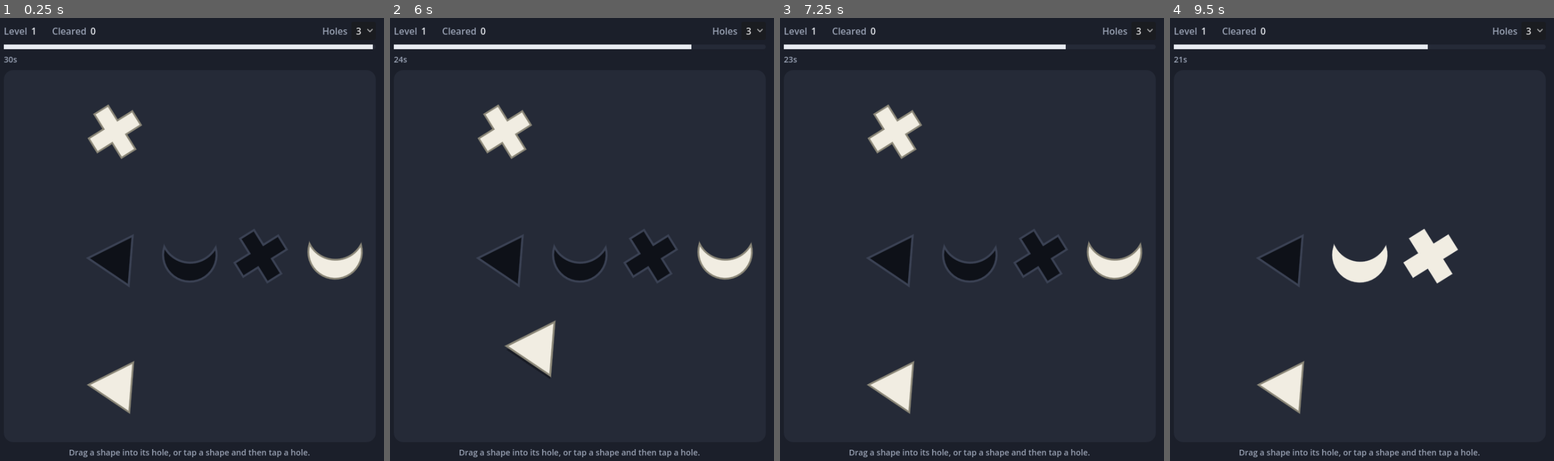
Above: before the commit, frames 1-4 (left to right).
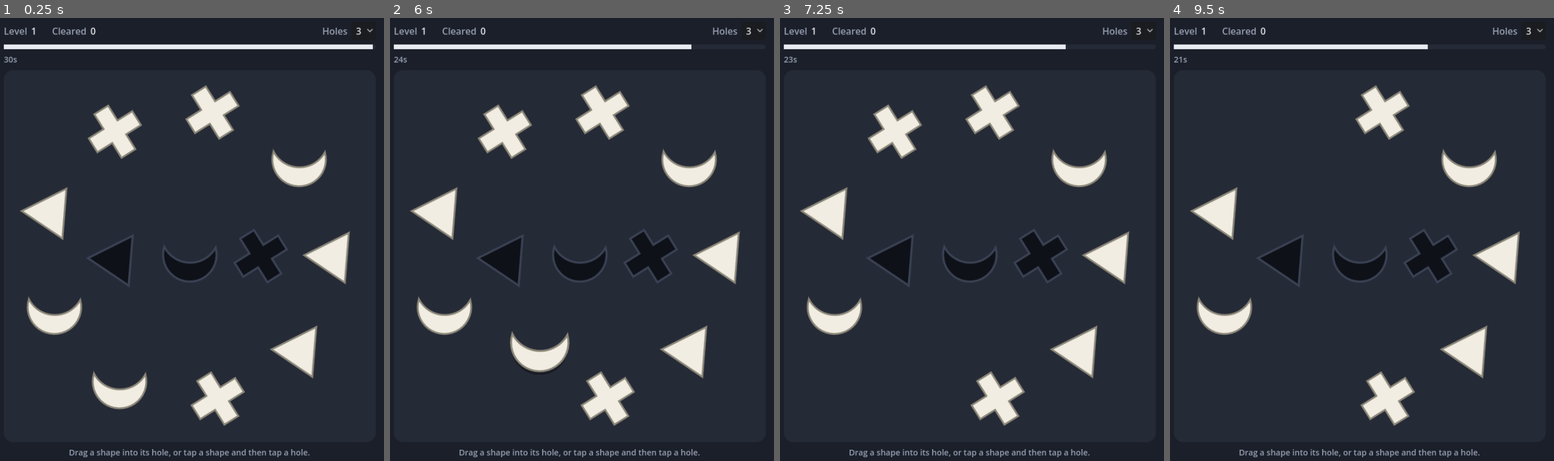
Above: after the commit, the same moments.

Repository: ooooonnnnn/Colorblind-Shape-Match
Game: Godot game, scene res://main.tscn
Same seed, same stepped clock (60 frames per second), same inputs: the game is played once before the commit and once after it.
Inputs (mouse positions are in pixels of both pictures, inside the frame that each line leads up to):
- Up to frame 1 (0.25 s): no input
- Up to frame 2 (6 s): click "3" at 0.5 s; click "3" at 1.25 s; click "3" at 2 s; tap A every 0.75 s from 2.75 to 5.75 s; drag from (651, 257) to (620, 155) at 2.77 s; drag from (509, 257) to (558, 363) at 3.52 s; move the mouse to (578, 257) at 4.27 s; hold Enter (ui_accept) 4.28-5 s; click (578, 257) at 4.42 s; drag from (505, 133) to (455, 190) at 5.02 s; drag from (509, 381) to (601, 266) at 5.77 s
- Up to frame 3 (7.25 s): tap A at 6.5 s; drag from (1114, 252) to (906, 142) at 6.52 s
- Up to frame 4 (9.5 s): move the mouse to (1381, 266) at 7.27 s; hold Enter (ui_accept) 7.28-8 s; click (1381, 266) at 7.42 s; drag from (1296, 142) to (1277, 288) at 8.02 s; move the mouse to (1450, 239) at 8.77 s; hold Enter (ui_accept) from 8.78 s (still down); click (1450, 239) at 8.92 s

The runs differ from the first frame. In frame 1, 6.4% of the frame differs, in the area x 5-95%, y 15-93%; in frame 2, 6.5%; in frame 3, 6.3%; in frame 4, 7.9%, in the area x 5-92%, y 15-93%.

Commit message:
Use several pieces per shape; pieces vanish into their hole
Each level now has three copies of every hole's shape. A piece dropped
in its hole disappears and the hole stays open; anywhere else it
returns home.

Co-Authored-By: Claude Opus 5.5 (1M context) <noreply@anthropic.com>

Diff:
--- a/scripts/main.gd
+++ b/scripts/main.gd
@@ -4,6 +4,7 @@
 const HOLE_GAP := 0.19       # center-to-center spacing of holes
 const RING_RADIUS := 0.39    # distance of pieces from the board center
 const DRAG_THRESHOLD := 6.0  # px of movement before a press counts as a drag
+const PIECES_PER_SHAPE := 3  # copies of each shape to sort into its hole
 
 @onready var content: VBoxContainer = $Content
 @onready var level_label: Label = $Content/Header/LevelValue
@@ -82,7 +83,7 @@
 
 	var shapes := Shapes.pick(hole_count)
 	var hole_spots := _hole_layout(hole_count)
-	var piece_spots := _ring_layout(hole_count)
+	var piece_spots := _ring_layout(hole_count * PIECES_PER_SHAPE)
 
 	for i in hole_count:
 		var hole := ShapeView.new()
@@ -92,10 +93,10 @@
 		hole.gui_input.connect(_on_hole_input.bind(hole))
 		holes.append(hole)
 
-	for i in hole_count:
+	for i in piece_spots.size():
 		var p := ShapeView.new()
-		p.setup(shapes[i], true)
-		p.target_hole = holes[i]
+		p.setup(shapes[i % hole_count], true)
+		p.target_hole = holes[i % hole_count]
 		p.home = piece_spots[i]
 		p.norm_pos = p.home
 		board.add_child(p)
@@ -140,15 +141,13 @@
 
 func place(p: ShapeView) -> void:
 	p.placed = true
-	p.target_hole.filled = true
-	for node in [p, p.target_hole]:
-		node.release_focus()
-		node.focus_mode = Control.FOCUS_NONE
-		node.mouse_filter = Control.MOUSE_FILTER_IGNORE
-		node.mouse_default_cursor_shape = Control.CURSOR_ARROW
+	p.release_focus()
+	p.focus_mode = Control.FOCUS_NONE
+	p.mouse_filter = Control.MOUSE_FILTER_IGNORE
 	p.z_index = 1
-	p.move_to(p.target_hole.norm_pos)
-	if pieces.all(func(q: ShapeView) -> bool: return q.placed):
+	p.vanish_into(p.target_hole.norm_pos)
+	pieces.erase(p)
+	if pieces.is_empty():
 		score += 1
 		score_label.text = str(score)
 		end_level("Level cleared!", 0.9)
@@ -186,7 +185,7 @@
 
 
 func tap_hole(hole: ShapeView) -> void:
-	if not selected or hole.filled or transitioning:
+	if not selected or transitioning:
 		return
 	var p := selected
 	deselect()
@@ -248,7 +247,7 @@
 	var best := ShapeView.SIZE * 0.6
 	for hole in holes:
 		var dist := hole.norm_pos.distance_to(p.norm_pos)
-		if not hole.filled and dist < best:
+		if dist < best:
 			target = hole
 			best = dist
 
--- a/scripts/shape_view.gd
+++ b/scripts/shape_view.gd
@@ -29,9 +29,6 @@
 	set(v):
 		dragging = v
 		queue_redraw()
-
-# Holes only.
-var filled := false
 
 var norm_pos := Vector2.ZERO:
 	set(v):
@@ -91,6 +88,16 @@
 	_move_tween.tween_property(self, "norm_pos", target, 0.25)
 
 
+## Slides into a hole, then shrinks and fades away before freeing itself.
+func vanish_into(target: Vector2) -> void:
+	move_to(target)
+	var t := create_tween().set_trans(Tween.TRANS_CUBIC).set_ease(Tween.EASE_IN)
+	t.tween_interval(0.2)
+	t.tween_property(self, "visual_scale", 0.0, 0.2)
+	t.parallel().tween_property(self, "modulate:a", 0.0, 0.2)
+	t.tween_callback(queue_free)
+
+
 func scale_to(s: float) -> void:
 	if _scale_tween:
 		_scale_tween.kill()
